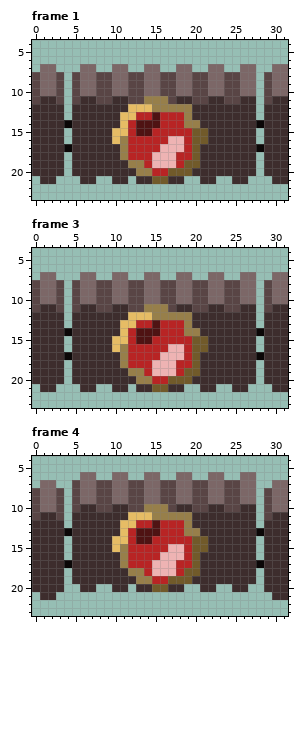
Pixel-art file -- assets/Actor/Enemy/Crusher.ase. That is the earlier state.
32x32 pixels, 4 frames. Colours within 5 levels of each other are drawn and written as one. Shown: frame 1: x 0..31, y 4..23; frame 3: x 0..31, y 4..23; frame 4: x 0..31, y 4..23. The commit also changed other frames, which this record leaves out.
The same view after the edit:
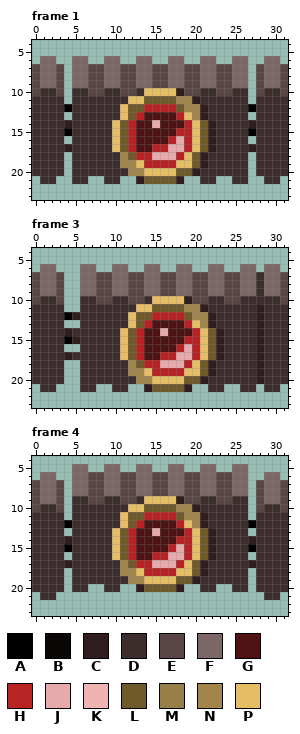
Palette (. is transparent): A #000000  B #0b0707  C #301d1d  D #3d2d2d  E #594545  F #7c6767  G #4f1313  H #b82424  J #e6aaaa  K #eeb3b3  L #715a2a  M #977f4a  N #a1854a  P #e6bc65
Difference:
Changed rows in their new state; - is an unchanged pixel.
Frame 1:
first column x 0:
 6 -FF--FF--FF--FF--FF--FF--FF--FF-
 7 E--E-F-EEF-EEF-EEF-EEF-EEF-.EF-E
 8 -----F-E-F-E-F-E-F-E-F-E-F-.EF-E
 9 -----F-E-F-E-F-E-F-E-F-E-F-.EF-E
10 -DD--DDE-DDE-DPPPPCE-DDE-DD.EDDE
11 D--D-D--DD--PPLLLLNNCD--DD-.DD--
12 ----A------PLLHHHHLNNC-----AD---
13 ------------L-G-GG-PNC-----.D---
14 ----C-----PL---JGGGHPLC----CD---
15 ----A------L---GGG--P-C----AD---
16 -----------L-GGGGHJ-P-C----.D---
17 ----C-----PL-GG-HJJ-PLC----CD---
18 -----------NL--JJJ-P-C-----.D---
19 -----------NNP-HHHPP-C-----.D---
20 ------------NNPPPP--C------.D---
21 -----D-.-D-.-CL--LC----------D-.
Frame 3:
first column x 0:
 6 -FF---FF--FF--FF--FF--FF--FF-FF-
 7 E--E----EE--EE--EE--EE--EE--DF-E
 8 -----.----------------------DF-E
 9 -----.----------------------DF-E
10 -DD--.DD--DD--DPPPPC--DD--DDDDDE
11 D--D-.--DD--DPPLLLLNNC--DD--CD--
12 ----AC-------LLHHHHLNNC-----C---
13 -----.-----D-L--GGGHPNC-----C---
14 ----C-------LH--JGGGHPLC----C---
15 ----AC----D-LH-GGGG-HPLC----C---
16 -----.----DPL-GGGGHJHPLC----C---
17 ----C------PL-GGHHJJHPLC----C---
18 -----.-----DNL-HJJJ-PLC-----C---
19 -----.------NNPHHH-PPLC-----C---
20 -----.-------NNPPPP-LC------C---
21 -------------.C--LLC-.-D-.-D-D-.
Frame 4:
first column x 0:
 5 -----FF--FF--FF--FF--FF--FF-----
 6 -FF--F-EEF-EEF-EEF-EEF-EEF-.-FF-
 7 E--E-F-E-F-E-F-E-F-E-F-E-F-.EF-E
 8 -----F-E-F-E-F-E-F-E-F-E-F-.EF-E
 9 -----DDE-DDE-DPPPPCE-DDE-DD.EF-E
10 -DD--D--DD--PPLLLLNNCD--DD-.EDDE
11 D--D-------PLLHHHHLNNC-----.DD--
12 ----A-------L-G-GG-PNC-----AD---
13 ----.-----PL---JGGGHPLC----.D---
14 ----C------L---GGG--P-C----CD---
15 ----A------L-GGGGHJ-P-C----AD---
16 ----------PL-GG-HJJ-PLC----.D---
17 ----C------NL--JJJ-P-C-----CD---
18 -----------NNP-HHHPP-C-----.D---
19 ------------NNPPPP--C------.D---
20 -----D-.-D-.-CL--LC---------D---
21 -----------------------------D-.
Pixel boxes of the changes (left, top, right, bottom) in both pictures:
changed: (32, 56, 288, 184)
changed: (32, 264, 288, 392)
changed: (32, 464, 288, 600)
